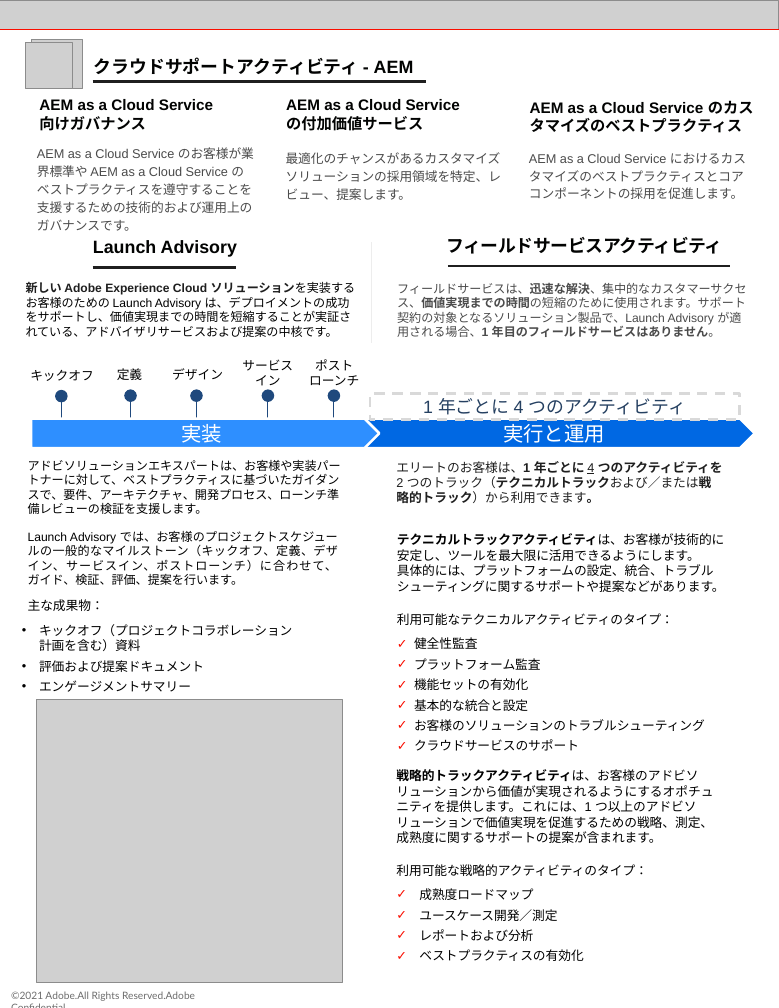
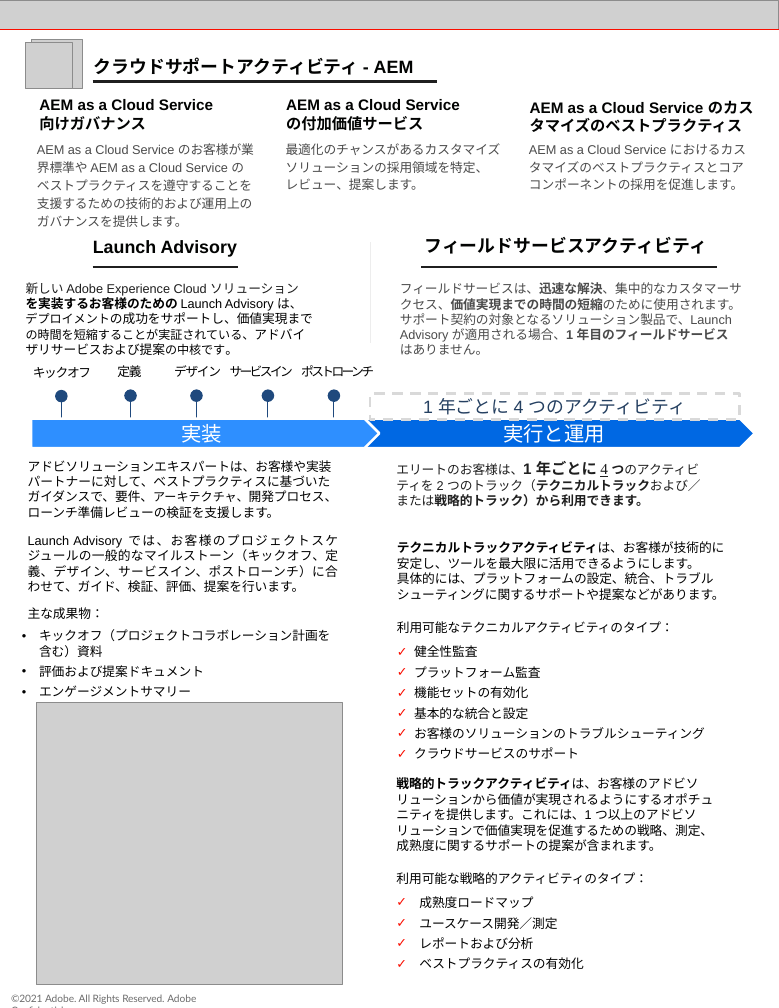
Before and after one commit to AdobeDocs/support-resources.ja-JP, a slide deck: slide 3 of help/data-sheets/assets/EliteSupportDatasheet.pptx. Drawn at 779x1008 pixels with LibreOffice and Linux fonts; fonts in the diff are those of the drawing; grey boxes stand for pictures. Boxes give left, top, right and bottom in pixels: in the first picture for what was removed or moved away, otherwise in the second. Text is boxed around its words. In the diff, an @@ line names an element or a change of style, - is before the commit and + after.

```diff
--- a/help/data-sheets/assets/EliteSupportDatasheet.pptx
+++ b/help/data-sheets/assets/EliteSupportDatasheet.pptx
@@ freeform shape: place and size @@
-freeform shape at <box>93,82,425,93</box>
+freeform shape at <box>93,82,437,86</box>
@@ text at <box>37,143,254,227</box>: text changed @@
-AEM as a Cloud Service のお客様が業界標準や AEM as a Cloud Service のベストプラクティスを遵守することを支援するための技術的および運用上のガバナンスです。
+AEM as a Cloud Service のお客様が業界標準や AEM as a Cloud Service のベストプラクティスを遵守することを支援するための技術的および運用上のガバナンスを提供します。
@@ text at <box>286,143,501,190</box>: spaces changed @@
-最適化のチャンスがあるカスタマイズソリューションの採用領域を特定、レビュー、提案します。
+最適化のチャンスがあるカスタマイズソリューションの採用領域を特定、
+レビュー、提案します。
@@ text "AEM as a Cloud Service ...": place and size @@
-text "AEM as a Cloud Service ..." at <box>529,153,746,199</box>
+text "AEM as a Cloud Service ..." at <box>529,144,746,190</box>
@@ text "フィールドサービスアクティビティ": place and size @@
-text "フィールドサービスアクティビティ" at <box>446,237,723,254</box>
+text "フィールドサービスアクティビティ" at <box>425,237,707,254</box>
@@ text "フィールドサービスアクティビティ" at <box>425,237,707,254</box>: letter spacing -0.3 to 0 pt @@
@@ freeform shape: place and size @@
-freeform shape at <box>448,266,730,279</box>
+freeform shape at <box>422,262,717,267</box>
@@ text at <box>25,282,313,355</box>: text changed; size 9.5 to 10 pt @@
-新しい Adobe Experience Cloud ソリューションを実装するお客様のための Launch Advisory は、デプロイメントの成功をサポートし、価値実現までの時間を短縮することが実証されている、アドバイザリサービスおよび提案の中核です。
+新しい Adobe Experience Cloud ソリューション
+を実装するお客様のための Launch Advisory は、
+デプロイメントの成功をサポートし、価値実現までの時間を短縮することが実証されている、アドバイザリサービスおよび提案の中核です。
@@ text at <box>400,282,742,355</box>: text changed; size 9.5 to 10 pt @@
-フィールドサービスは、迅速な解決、集中的なカスタマーサクセス、価値実現までの時間の短縮のために使用されます。サポート契約の対象となるソリューション製品で、Launch Advisory が適用される場合、1 年目のフィールドサービスはありません。
+フィールドサービスは、迅速な解決、集中的なカスタマーサクセス、価値実現までの時間の短縮のために使用されます。サポート契約の対象となるソリューション製品で、Launch Advisory が適用される場合、1 年目のフィールドサービス
+はありません。
@@ letter spacing 0 to -1 pt in 3 elements at <box>117,365,141,377</box>, <box>174,365,221,377</box>, <box>33,367,91,378</box> @@
@@ text at <box>230,366,293,377</box>: spaces changed @@
-サービス
-イン
+サービスイン
@@ text at <box>301,365,374,377</box>: spaces changed @@
-ポスト
-ローンチ
+ポストローンチ
@@ text at <box>28,460,338,518</box>: size 9.5 to 10 pt in "アドビソリューションエキスパートは、お客様や実装パートナーに対して、ベストプラクティスに基づいたガイダンスで、要件、アー ..." @@
@@ text at <box>396,461,701,506</box>: spaces changed @@
-エリートのお客様は、1 年ごとに 4 つのアクティビティを 2 つのトラック（テクニカルトラックおよび／または戦略的トラック）から利用できます。
+エリートのお客様は、1 年ごとに 4 つのアクティビティを 2 つのトラック（テクニカルトラックおよび／
+または戦略的トラック）から利用できます。
@@ text at <box>28,534,338,592</box>: text changed; size 9.5 to 10 pt @@
-Launch Advisory では、お客様のプロジェクトスケジュールの一般的なマイルストーン（キックオフ、定義、デザイン、サービスイン、ポストローンチ）に合わせて、
-ガイド、検証、評価、提案を行います。
+Launch Advisory では、お客様のプロジェクトスケジュールの一般的なマイルストーン（キックオフ、定義、デザイン、サービスイン、ポストローンチ）に合わせて、ガイド、検証、評価、提案を行います。
@@ text "キックオフ（プロジェクトコラボレーション計画を含む）資料" rewrapped from <box>39,624,292,692</box> to <box>39,629,330,697</box> @@
@@ text "利用可能なテクニカルアクティビティのタイプ：": place and size @@
-text "利用可能なテクニカルアクティビティのタイプ：" at <box>397,613,705,751</box>
+text "利用可能なテクニカルアクティビティのタイプ：" at <box>397,621,705,759</box>
@@ 3 texts: place and size @@
-3 texts at <box>28,533,725,961</box>
+3 texts at <box>28,541,725,969</box>
@@ text at <box>11,994,196,1004</box>: spaces changed @@
-©2021 Adobe.All Rights Reserved.Adobe Confidential.
+©2021 Adobe. All Rights Reserved. Adobe Confidential.
```
Also in this commit, not shown: 3 other slides changed, 7 other files.
